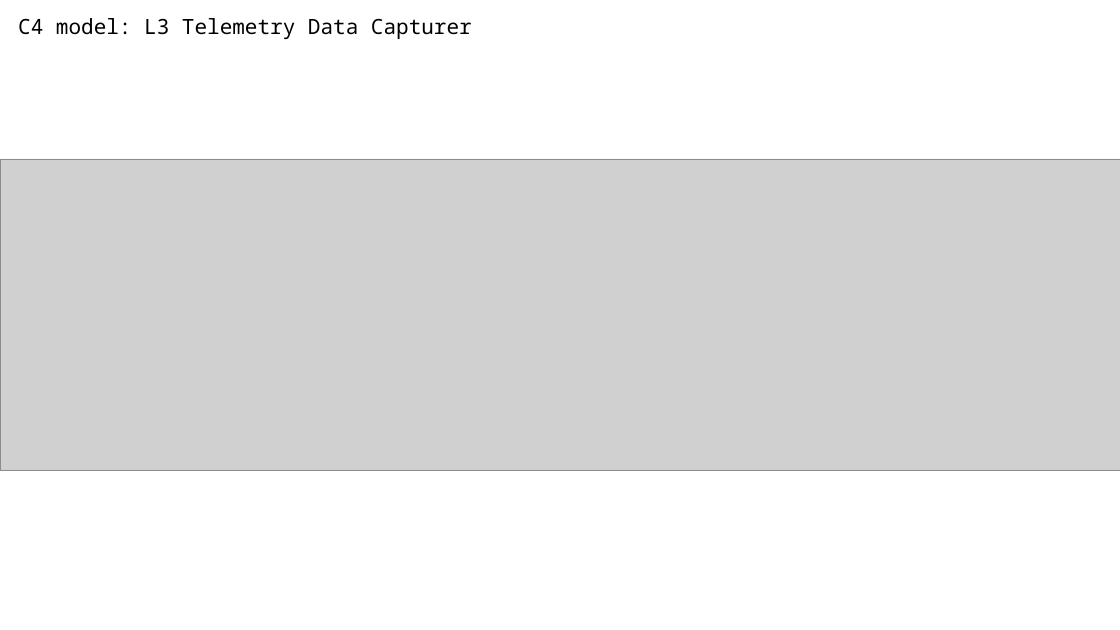
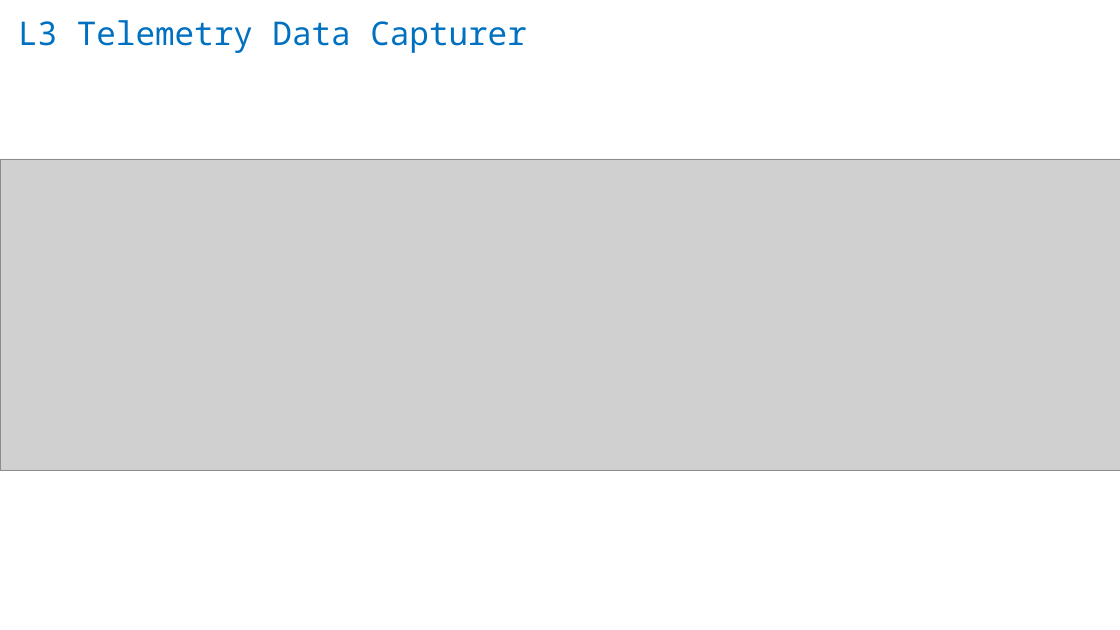
Before and after one commit to alexeykko/rct-project-nswi130, a slide deck: slide 16 of RacingCarTrackerPresentation.pptx. Drawn at 1120x630 pixels with LibreOffice and Linux fonts; fonts in the diff are those of the drawing; grey boxes stand for pictures. Boxes give left, top, right and bottom in pixels: in the first picture for what was removed or moved away, otherwise in the second. Text is boxed around its words. In the diff, an @@ line names an element or a change of style, - is before the commit and + after.

```diff
--- a/RacingCarTrackerPresentation.pptx
+++ b/RacingCarTrackerPresentation.pptx
@@ text at [18, 20, 527, 53]: text changed; size 18 to 28 pt; text colour #000000 to #0070C0 @@
-C4 model: L3 Telemetry Data Capturer
+L3 Telemetry Data Capturer
```
Also in this commit, not shown: 22 other slides changed.
